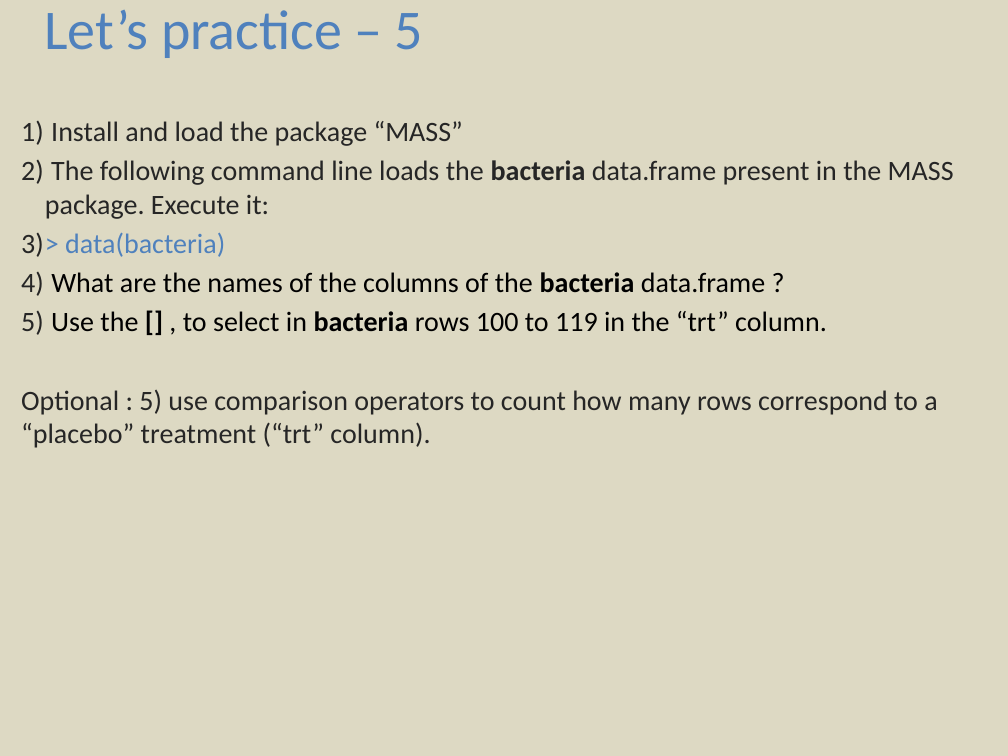
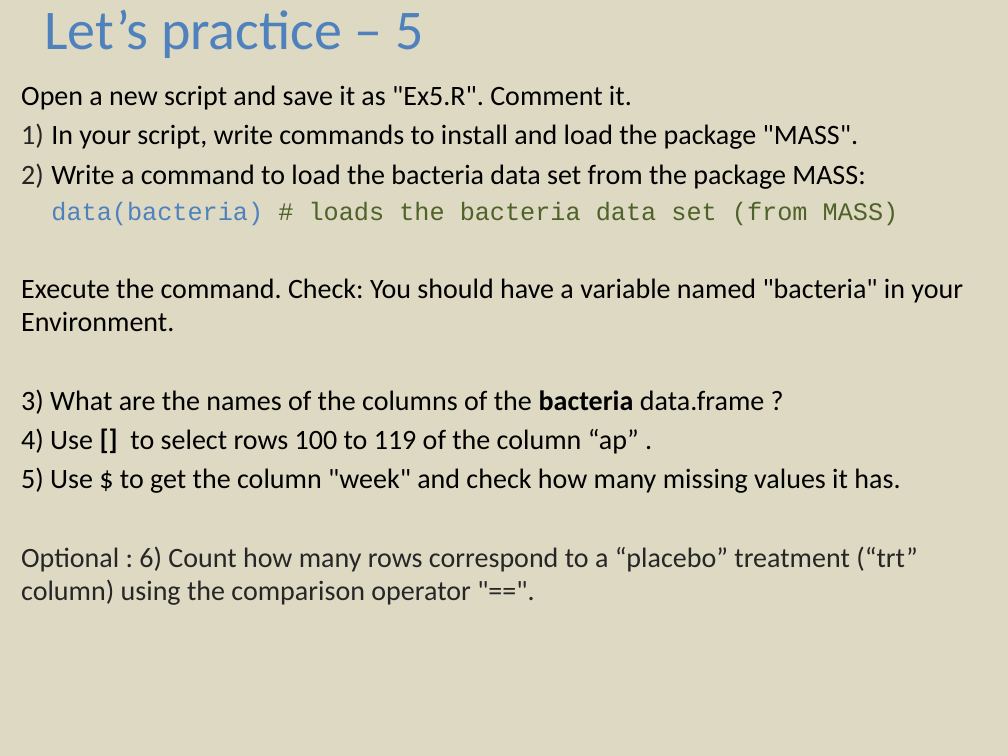
Before and after one commit to sib-swiss/first-steps-with-R-training, a slide deck: slide 6 of assets/pptx/First-steps-with-R_practicals_day1.pptx (slide 5 before the commit). Drawn at 1008x756 pixels with LibreOffice and Linux fonts; fonts in the diff are those of the drawing. Boxes give left, top, right and bottom in pixels: in the first picture for what was removed or moved away, otherwise in the second. Text is boxed around its words. In the diff, an @@ line names an element or a change of style, - is before the commit and + after.

```diff
--- a/assets/pptx/First-steps-with-R_practicals_day1.pptx
+++ b/assets/pptx/First-steps-with-R_practicals_day1.pptx
@@ text at bbox=[21, 85, 963, 605]: text changed; text colour #262626 to #000000 @@
-1) Install and load the package “MASS”
-2) The following command line loads the bacteria data.frame present in the MASS package. Execute it:
-3) > data(bacteria)
-4) What are the names of the columns of the bacteria data.frame ?
-5) Use the [] , to select in bacteria rows 100 to 119 in the “trt” column.
-Optional : 5) use comparison operators to count how many rows correspond to a “placebo” treatment (“trt” column).
+Open a new script and save it as "Ex5.R". Comment it.
+1) In your script, write commands to install and load the package "MASS".
+2) Write a command to load the bacteria data set from the package MASS:
+data(bacteria) # loads the bacteria data set (from MASS)
+Execute the command. Check: You should have a variable named "bacteria" in your Environment.
+3) What are the names of the columns of the bacteria data.frame ?
+4) Use [] to select rows 100 to 119 of the column “ap” .
+5) Use $ to get the column "week" and check how many missing values it has.
+Optional : 6) Count how many rows correspond to a “placebo” treatment (“trt” column) using the comparison operator "==".
```
Also in this commit, not shown: 5 other slides changed, 2 slides added, 1 slide removed, 17 other files.
